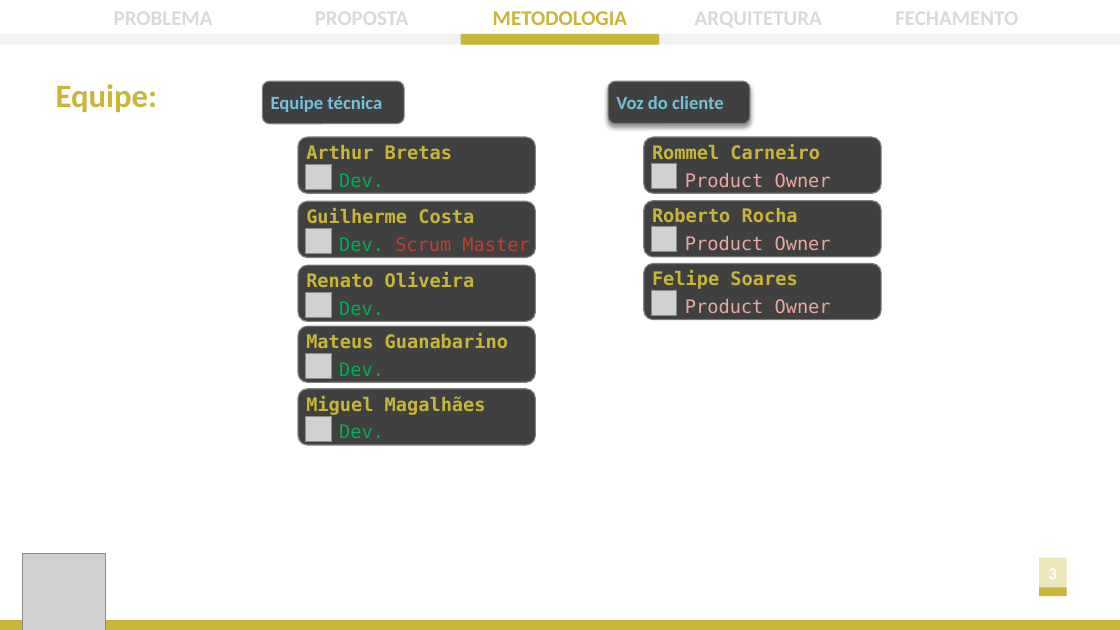
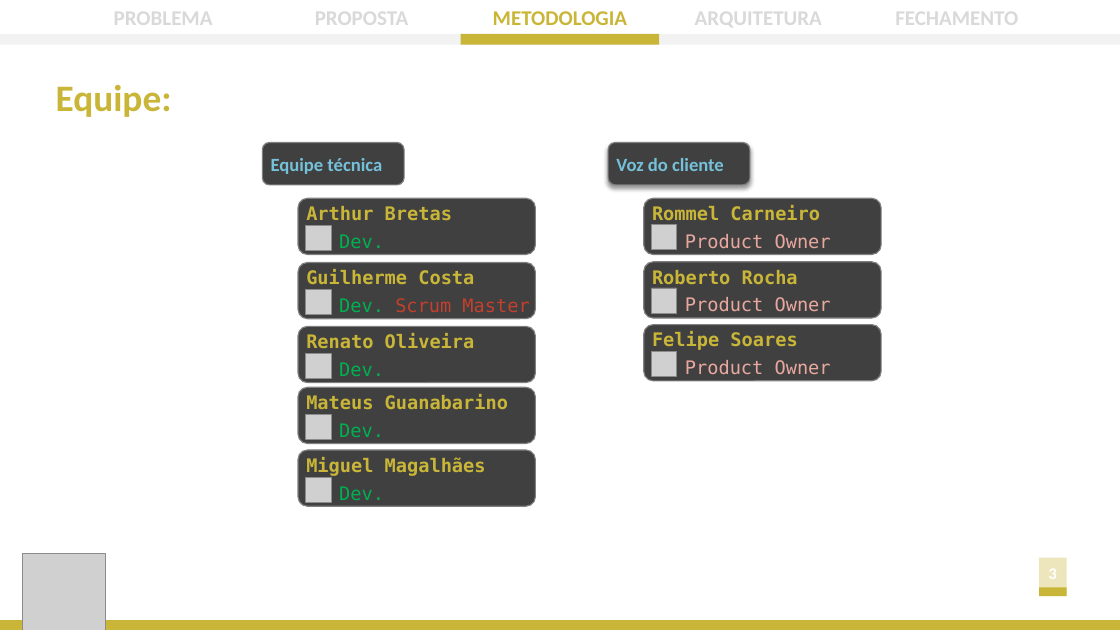
Before and after one commit to ICEI-PUC-Minas-PPLES-TI/plf-es-2022-2-ti1-7924100-mobilidade-urbana, a slide deck: slide 9 of docs/apresentacao/Apresentação - Sprint 4.pptx. Drawn at 1120x630 pixels with LibreOffice and Linux fonts; fonts in the diff are those of the drawing; grey boxes stand for pictures. Boxes give left, top, right and bottom in pixels: in the first picture for what was removed or moved away, otherwise in the second. Text is boxed around its words. In the diff, an @@ line names an element or a change of style, - is before the commit and + after.

```diff
--- a/docs/apresentacao/Apresentação - Sprint 4.pptx
+++ b/docs/apresentacao/Apresentação - Sprint 4.pptx
@@ text "Equipe:" at bbox=[56, 85, 172, 117]: size 28 to 32 pt @@
@@ 18 texts, 10 rounded rectangles, 6 pictures: place and size @@
-18 texts, 10 rounded rectangles, 6 pictures at bbox=[262, 82, 881, 445]
+18 texts, 10 rounded rectangles, 6 pictures at bbox=[262, 143, 881, 507]
@@ picture: place and size @@
-picture at bbox=[306, 292, 331, 318]
+picture at bbox=[306, 414, 331, 439]
```
Also in this commit, not shown: 12 other slides changed, 10 other files.
